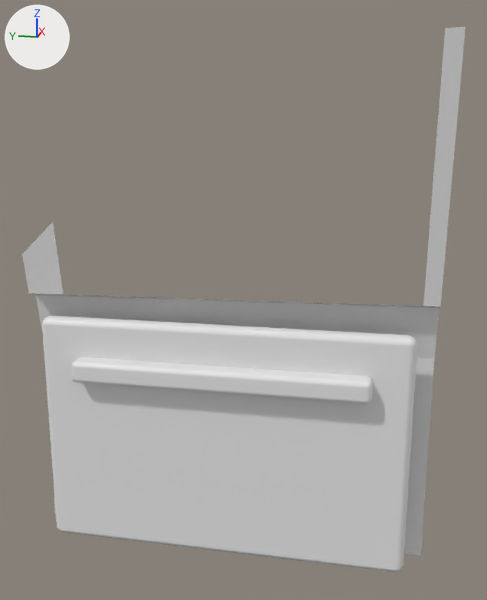
The OBJ model realweather/src/main/resources/assets/realweather/models/vehicle/pickup/door_fr.obj: old version first, new version second.
The view is the same before and after, from a camera (50 mm lens) standing at (-1.691, -0.915, 1.649) and looking at (-0.054, -0.588, 1.24). The axes (+X, +Y, +Z) are drawn at upper left. The lights are the same throughout. The first picture is the older version. Materials are left out; every surface is plain grey. Where no turn or scale is listed for an object, it has been applied to the vertices.

Objects in the first picture: 'door_fr'.
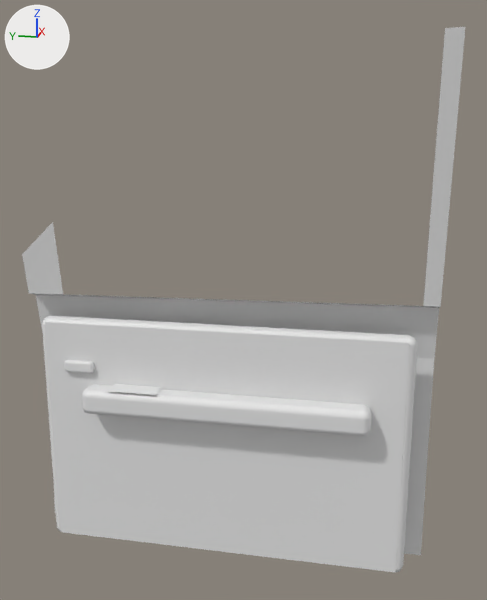
What differs and where, as boxes [x1, y1, x2, y2] in the pictures (487 x 600 px):
```json
{"part": 1, "of": "me_door_fr", "change": "added", "after": [64, 360, 94, 373]}
{"part": 2, "of": "me_door_fr", "change": "added", "after": [82, 384, 371, 437]}
{"part": 3, "of": "me_door_fr", "change": "cut back", "before": [71, 357, 373, 404], "after": [46, 322, 409, 572]}
```

Scene script edits in JSON lines:
```json
{"block": "me_door_fr", "where": "# used by ob_door_fr; location = (0.0, 0.0, 0.0)"}
{"op": "remove", "block": "me_door_fr", "code": "me_door_fr.from_pydata(...)  # 242 vertices, 194 faces; spans x -0.164..0.026, y -1.07..0.0, z 0.54..1.862"}
{"op": "add", "block": "me_door_fr", "code": "me_door_fr.from_pydata(...)  # 306 vertices, 250 faces; spans x -0.175..0.026, y -1.07..0.0, z 0.54..1.862"}
{"block": "me_door_fr", "change": "me_door_fr part 1: a new loose piece of 56 vertices spanning x -0.13..-0.11, y -0.2..-0.12, z 1.04..1.07"}
{"block": "me_door_fr", "change": "me_door_fr part 2: a new loose piece of 56 vertices spanning x -0.175..-0.105, y -0.92..-0.18, z 0.94..1.01"}
{"block": "me_door_fr", "change": "me_door_fr part 3"}
{"block": "me_door_fr", "change": "56 vertices are removed from x -0.16..-0.1, y -0.92..-0.15, z 1.02..1.08"}
{"block": "me_door_fr", "change": "54 faces are deleted"}
{"block": "me_door_fr", "change": "8 vertices are added at x -0.17..-0.11, y -1.0..-0.07, z 0.55..1.17"}
{"block": "me_door_fr", "change": "2 new faces join them"}
```
